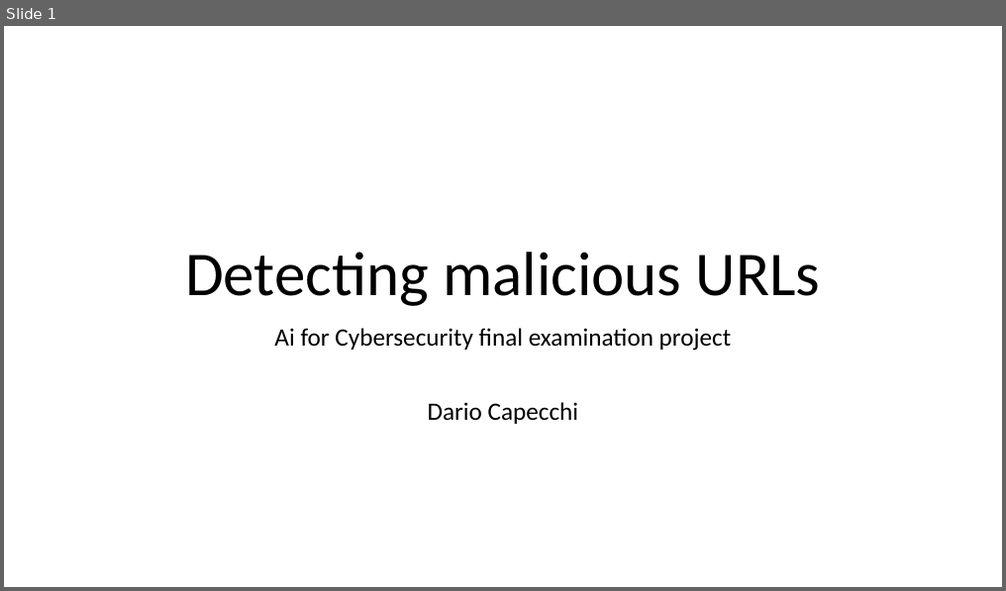
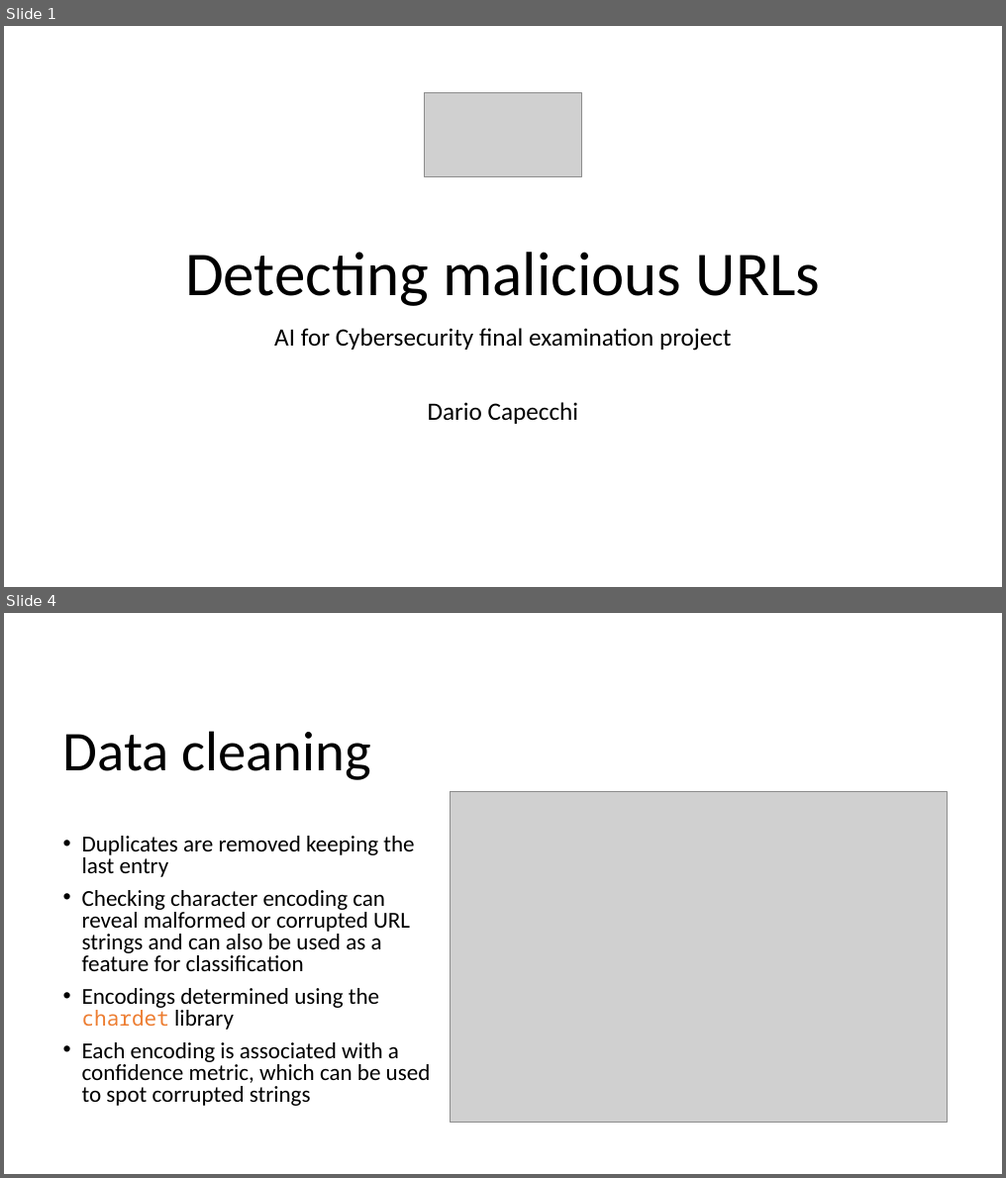
Before and after one commit to Metalcape/url-classifier, a slide deck: slides.pptx. Shown one above the other, each under a label of ours: slide 1 before the commit, slides 1 and 4 after it; the slides between them are not shown. The pictures are 1006x591 and 1006x1178 pixels, drawn with LibreOffice and Linux fonts; fonts in the diff are those of the drawing; grey boxes stand for pictures. Boxes give left, top, right and bottom in pixels: in the first picture for what was removed or moved away, otherwise in the second. Text is boxed around its words. In the diff, an @@ line names an element or a change of style, - is before the commit and + after.

```diff
--- a/slides.pptx
+++ b/slides.pptx
@@ slide 4 added at [4,613,1002,1174], background #FFFFFF @@
@@ title added at [63,731,370,780], 54 pt, text #000000 @@
+Data cleaning
@@ picture added at [450,791,947,1122] @@
@@ text added at [82,836,431,1106], 22 pt, text #000000 @@
+• Duplicates are removed keeping the last entry
+• Checking character encoding can reveal malformed or corrupted URL strings and can also be used as a feature for classification
+• Encodings determined using the chardet library
+• Each encoding is associated with a confidence metric, which can be used to spot corrupted strings
@@ slide 1 changed as well @@
@@ picture added at [425,92,582,176] @@
@@ subtitle at [274,328,732,351]: text changed @@
-Ai for Cybersecurity final examination project
+AI for Cybersecurity final examination project
```
Also in this commit, not shown: 3 other slides changed, 9 other slides added, 4 slides removed, 21 other files.
